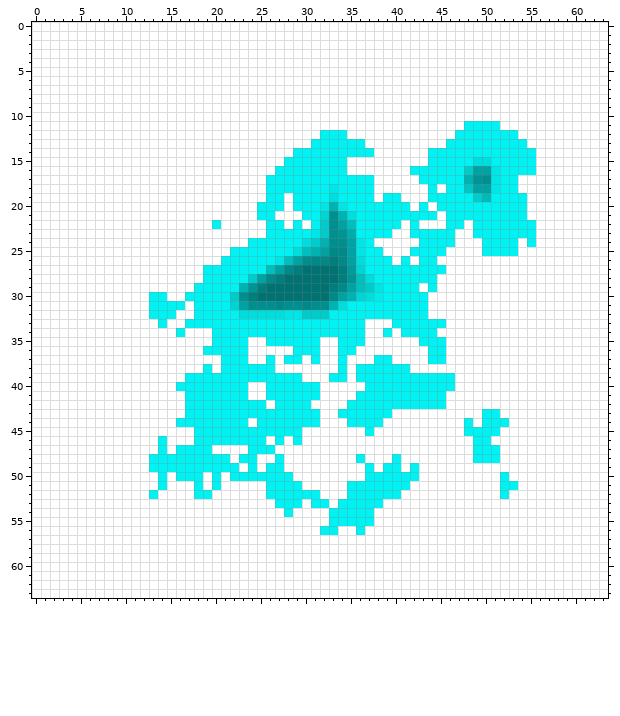
Pixel-art sprite, stored at TestImages/Moisture.png. The first picture shows the starting point.
The file is 64x64 pixels. Colours within 5 levels of each other are drawn and written as one.
And afterwards:
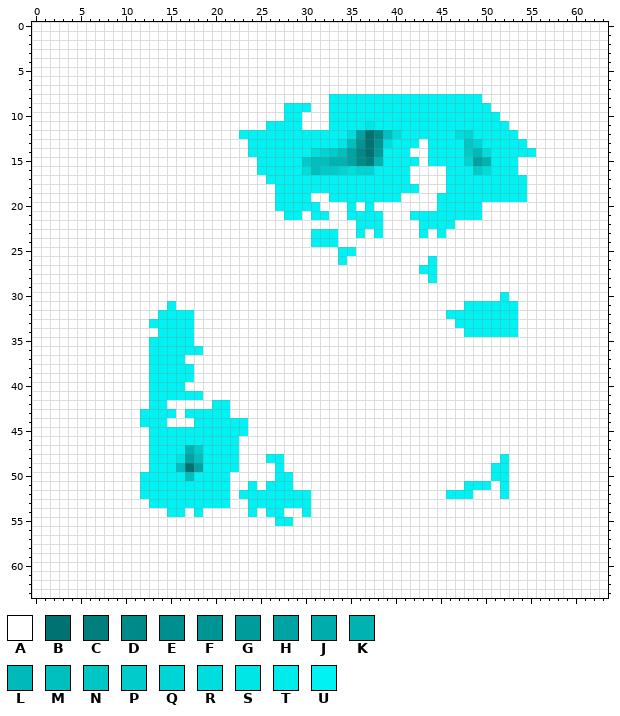
Palette (. is transparent): A #ffffff  B #007272  C #007d7d  D #008989  E #008f8f  F #009595  G #009b9b  H #00a3a3  J #00adad  K #00b3b3  L #00b9b9  M #00bfbf  N #00c6c6  P #00cccc  Q #00d5d5  R #00dddd  S #00e5e5  T #00ecec  U #00f2f2
What changed:
Changed rows in their new state; - is an unchanged pixel.
first column x 12:
 8 ---------------------UUUUUUUUUUUUUUUUU------
 9 ----------------UUU--UUUUUUUUUUUUUUUUUU-----
10 ----------------UU---UUUUUUUUUUUUUUUUUUU----
11 --------------UUUU---UUUUSUUUUUUUUUU----U---
12 -----------UUUUUUUUU---RHBDMRUUUUUURQ-------
13 ------------UUUUUUU---SMFBFRUUU-UU--NQ------
14 ------------UUUUU--RQPMHDBGUUU------PLR-----
15 -------------UUU--PMMKKHDCKUUUU-----QHK---AA
16 -------------UU---RMPPQRQQUUUUAAAA--UPRU--AA
17 --------------------------UUUU-AAA--UUUU--U-
18 --------------A------U----UUUUU-A---UUUU--U-
19 --------------A-U--AAU----U-----A----UU-----
20 -------------AA-U---AAA-A-AAAA-A------AAAAA-
21 -------------AA-UUA-UAAU---AAA---U----AAAAA-
22 --------A-----AA-A-AAAAA---AA-AUUU-A-AAAAAAA
23 --------------AAAAAUUUAA-A-A--A-A-A--AAAAAAA
24 ------------AAAAAAAUUUAAAA-----AAAA---AAAA-A
25 ----------AAAAAAAAAAAAUUAAA---AAAA----AAAA--
26 ---------AAAAAAAAAAAAAUAAAAA-A-A------------
27 -------AAAAAAAAAAAAAAAAAAAAAAAA--A----------
28 -------AAAAAAAAAAAAAAAAAAAAAAAAA------------
29 ------AAAAAAAAAAAAAAAAAAAAAAAAA-A-----------
30 -AA--AAAAAAAAAAAAAAAAAAAAAAAAAAA--------U---
31 -AA-A-AAAAAAAAAAAAAAAAAAAAAAAAAA----UUUUUU--
32 -A--UUAAAAAAAAAAAAAAAAAAAAAAAAAA--UUUUUUUU--
33 -U-UU-AAAAAAAAAAAAAAAAAAA---AAAAAA-UUUUUUU--
34 --UU-U--AAAAAAAAAAAAAAAAA--A-AAAA---UUUUUU--
35 -UUUUU--AAAA--AAAAAA--AAA------AAA----------
36 -UUUUUUAAAAA-----AAA--AA--------AA----------
37 -UUUU----AAA--A-AA-A--A---AA----AA----------
38 -UUUUU-A-AAAAAA-------A-AAAAAA--------------
39 -UUUU-AAAAAAAAAAAA---AA-AAAAAAAAAAA---------
40 -UUU-AAAAAAA--AAAAAA-----AAAAAAAAAA---------
41 -UUUU--AAAAA--AAAAAA----AAAAAAAAAA----------
42 -UU--AAA--AAAA-AAAA----AAAAAAAAAAA----------
43 UUUU------AAAAAAAAAA--AAAAAA----------AA----
44 UUU-AA-------AAAAAAA---AAAA---------A-AAA---
45 -UUUUU------AAAAAA-------A----------AAAA----
46 -U-UUU-----AAA-A-A-------------------AA-----
47 -U-U-KP-UUU-AAA----------------------AAA----
48 ----SHM---UAA-U---------A---A--------AAAU---
49 ----MBH-----A-A----------A-AA-A--------UU---
50 UU-U-M-U-UAAAAA----------AAAAAA--------U----
51 UU-UUU-U-U--U----A-----AAAAAAA------UUU--A--
52 U-UUUU--UU-UUU-----A---AAAAAA-----UUU-------
53 -UUUUUUUUU--UUU---UAA-AAAAA-----------------
54 ---UU-U-----U-UUA-U--AAAAA------------------
55 ---------------UU----AAAAA------------------
56 --------------------AA--A-------------------
